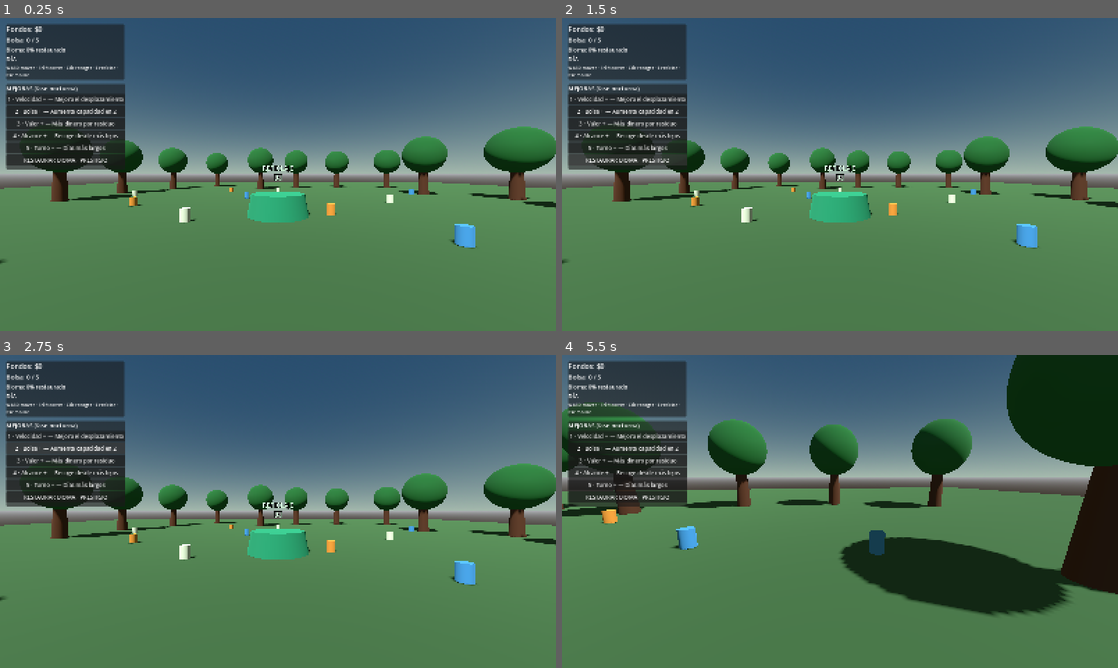
Above: before the commit, frames 1-4 (two rows, left to right).
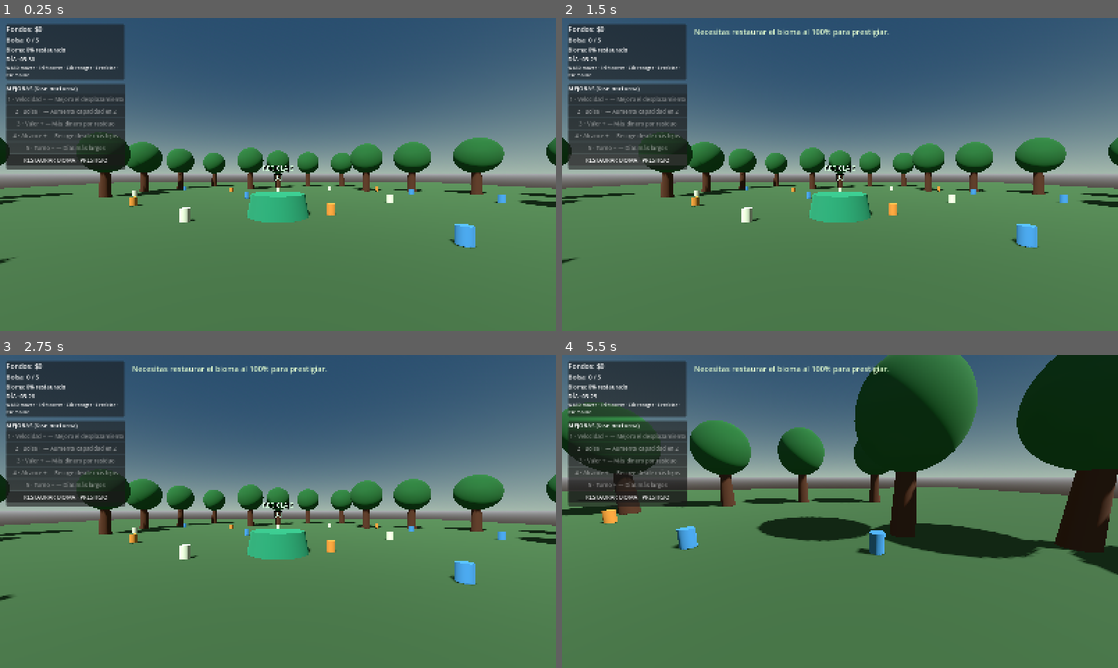
Above: after the commit, the same moments.

Repository: Tomardosama/verdevivo
Game: Godot game, scene res://scenes/main/main.tscn
Same seed, same stepped clock (60 frames per second), same inputs: the game is played once before the commit and once after it.
Inputs (mouse positions are in pixels of both pictures, inside the frame that each line leads up to):
- Up to frame 1 (0.25 s): no input
- Up to frame 2 (1.5 s): click (628, 99) at 0.5 s, where only the run before the commit has a clickable "1 · Velocidad + — Mejora el d…"; click "RESTAURAR BIOMA · PRESTIGIO" at 1.25 s
- Up to frame 3 (2.75 s): click (66, 448) at 2 s, where only the run before the commit has a clickable "2 · Bolsa + — Aumenta capacid…"
- Up to frame 4 (5.5 s): click (628, 461) at 2.75 s, where only the run before the commit has a clickable "3 · Valor + — Más dinero por …"; click (628, 473) at 3.5 s, where only the run before the commit has a clickable "4 · Alcance + — Recoge desde …"; click (628, 486) at 4.25 s, where only the run before the commit has a clickable "5 · Turno + — Días más largos"; move the mouse to (867, 511) at 5.02 s; hold W (move_forward) from 5.03 s (still down); hold Shift (sprint) from 5.03 s (still down); click (867, 511) at 5.17 s

The runs differ from the first frame. In frame 1, 9.2% of the frame differs, in the area x 0-100%, y 12-79%; in frame 2, 9.5%; in frame 3, 9.6%; in frame 4, 26%, in the area x 0-100%, y 0-84%.

Commit message:
Expand TRush gameplay and progression: scripts/main.gd

Diff:
--- a/scripts/main.gd
+++ b/scripts/main.gd
@@ -3,22 +3,74 @@
 const PLAYER_SCENE := preload("res://scenes/player/player.tscn")
 const TRASH_SCENE := preload("res://scenes/garbage/trash.tscn")
 const HUD_SCRIPT := preload("res://scripts/ui/hud.gd")
-
-@export var starting_trash_count: int = 18
-@export var trash_value: int = 1
+const SAVE_PATH := "user://trush_save.cfg"
+
+@export_group("World")
+@export var starting_trash_count: int = 24
+@export var day_duration: float = 210.0
+@export var night_duration: float = 90.0
 @export var value_per_trash: int = 5
 
 var player: TRushPlayer
 var hud: TRushHUD
+var sun: DirectionalLight3D
+var world_environment: WorldEnvironment
 var money: int = 0
+var total_trash: int = 0
+var collected_trash: int = 0
+var day_time: float = 0.0
+var is_day: bool = true
+var prestige_count: int = 0
+var upgrades := {"speed": 0, "capacity": 0, "value": 0, "range": 0, "day": 0}
+var species_unlocked: Array[String] = []
+var notification_cooldown: float = 0.0
 
 func _ready() -> void:
 	_build_world()
+	_load_game()
 	_spawn_player()
 	_spawn_trash()
 	_spawn_station()
 	_create_hud()
-	hud.update_money(money)
+	_apply_upgrades()
+	_update_hud()
+
+func _process(delta: float) -> void:
+	day_time += delta
+	notification_cooldown = maxf(0.0, notification_cooldown - delta)
+	var duration := _current_phase_duration()
+	if day_time >= duration:
+		day_time = 0.0
+		is_day = not is_day
+		_on_phase_changed()
+	_update_sun()
+	if hud:
+		hud.update_phase(is_day, int(ceil(duration - day_time)))
+
+func _current_phase_duration() -> float:
+	return day_duration + float(upgrades["day"]) * 30.0 if is_day else night_duration
+
+func _on_phase_changed() -> void:
+	if player:
+		player.collection_enabled = is_day
+	if hud:
+		hud.set_upgrade_access(not is_day)
+		hud.show_message("Comienza el día: ¡a limpiar!" if is_day else "Llegó la noche: momento de invertir en mejoras.")
+	if not is_day:
+		_save_game()
+
+func _update_sun() -> void:
+	if sun == null:
+		return
+	var phase := day_time / _current_phase_duration()
+	if is_day:
+		sun.light_energy = lerpf(1.1, 0.65, phase)
+		sun.rotation_degrees.x = lerpf(-48.0, -8.0, phase)
+	else:
+		sun.light_energy = 0.12
+		sun.rotation_degrees.x = -12.0
+	if world_environment and world_environment.environment:
+		world_environment.environment.ambient_light_energy = 0.65 if is_day else 0.18
 
 func _build_world() -> void:
 	var ground := StaticBody3D.new()
@@ -39,13 +91,13 @@
 	ground_shape.shape = box
 	ground.add_child(ground_shape)
 
-	var sun := DirectionalLight3D.new()
-	sun.rotation_degrees = Vector3(-52, -28, 0)
+	sun = DirectionalLight3D.new()
+	sun.rotation_degrees = Vector3(-48, -28, 0)
 	sun.light_energy = 1.1
 	sun.shadow_enabled = true
 	add_child(sun)
 
-	var environment_node := WorldEnvironment.new()
+	world_environment = WorldEnvironment.new()
 	var environment := Environment.new()
 	environment.background_mode = Environment.BG_SKY
 	var sky := Sky.new()
@@ -57,14 +109,14 @@
 	environment.ambient_light_source = Environment.AMBIENT_SOURCE_COLOR
 	environment.ambient_light_color = Color(0.55, 0.62, 0.52)
 	environment.ambient_light_energy = 0.65
-	environment_node.environment = environment
-	add_child(environment_node)
+	world_environment.environment = environment
+	add_child(world_environment)
 
 	var trees := Node3D.new()
 	trees.name = "Trees"
 	add_child(trees)
-	for i in range(22):
-		var angle := TAU * float(i) / 22.0
+	for i in range(28):
+		var angle := TAU * float(i) / 28.0
 		var radius := 13.0 + float(i % 4) * 2.0
 		_create_tree(trees, Vector3(cos(angle) * radius, 0, sin(angle) * radius))
 
@@ -100,19 +152,19 @@
 	player.global_position = Vector3(0, 1, 7)
 	player.inventory_changed.connect(_on_inventory_changed)
 	player.deposit_requested.connect(_on_deposit_requested)
+	player.trash_collected.connect(_on_trash_collected)
 
 func _spawn_trash() -> void:
 	var positions := [
-		Vector3(-3, 0, 1), Vector3(2, 0, 0), Vector3(4, 0, 3),
-		Vector3(-5, 0, 4), Vector3(1, 0, -4), Vector3(-2, 0, -5),
-		Vector3(6, 0, -3), Vector3(-7, 0, -2), Vector3(8, 0, 5),
-		Vector3(0, 0, -8), Vector3(-9, 0, 7), Vector3(10, 0, -7),
-		Vector3(3, 0, 8), Vector3(-4, 0, -9), Vector3(7, 0, 9),
-		Vector3(-10, 0, -6), Vector3(11, 0, 1), Vector3(-1, 0, 10)
+		Vector3(-3, 0, 1), Vector3(2, 0, 0), Vector3(4, 0, 3), Vector3(-5, 0, 4),
+		Vector3(1, 0, -4), Vector3(-2, 0, -5), Vector3(6, 0, -3), Vector3(-7, 0, -2),
+		Vector3(8, 0, 5), Vector3(0, 0, -8), Vector3(-9, 0, 7), Vector3(10, 0, -7),
+		Vector3(3, 0, 8), Vector3(-4, 0, -9), Vector3(7, 0, 9), Vector3(-10, 0, -6),
+		Vector3(11, 0, 1), Vector3(-1, 0, 10), Vector3(5, 0, -11), Vector3(-6, 0, 11),
+		Vector3(12, 0, -3), Vector3(-12, 0, 2), Vector3(9, 0, -10), Vector3(-9, 0, -11)
 	]
-	for i in range(min(starting_trash_count, positions.size())):
+	for i in range(mini(starting_trash_count, positions.size())):
 		var trash := TRASH_SCENE.instantiate() as TrashPickup
-		trash.trash_value = trash_value
 		trash.position = positions[i]
 		var material := StandardMaterial3D.new()
 		var colors := [Color(0.75, 0.78, 0.72), Color(0.75, 0.48, 0.18), Color(0.22, 0.48, 0.72)]
@@ -121,6 +173,7 @@
 		if visual:
 			visual.material_override = material
 		add_child(trash)
+	total_trash = mini(starting_trash_count, positions.size())
 
 func _spawn_station() -> void:
 	var station := Node3D.new()
@@ -149,15 +202,125 @@
 func _create_hud() -> void:
 	hud = HUD_SCRIPT.new() as TRushHUD
 	add_child(hud)
-	hud.update_bag(0, player.bag_capacity)
+	hud.upgrade_requested.connect(_buy_upgrade)
+	hud.prestige_requested.connect(_perform_prestige)
+	hud.set_upgrade_access(not is_day)
 
 func _on_inventory_changed(current: int, capacity: int) -> void:
 	if hud:
 		hud.update_bag(current, capacity)
 
+func _on_trash_collected(_value: int) -> void:
+	collected_trash += 1
+	_check_restoration()
+
 func _on_deposit_requested() -> void:
 	var amount := player.collect_bag_contents()
-	var earned := amount * value_per_trash
+	var earned := amount * value_per_trash * (1 + int(upgrades["value"]))
 	money += earned
 	hud.update_money(money)
-	hud.show_message("¡Reciclaste %d residuos! +$%d" % [amount, earned])
+	hud.show_message("Reciclaste %d residuos · +$%d" % [amount, earned])
+	_save_game()
+
+func _restoration_percent() -> int:
+	if total_trash <= 0:
+		return 100
+	return mini(100, int(round(float(collected_trash) / float(total_trash) * 100.0)))
+
+func _check_restoration() -> void:
+	var percent := _restoration_percent()
+	hud.update_progress(percent)
+	var milestones := [
+		{"percent": 25, "name": "Aves del bosque", "message": "¡La limpieza permite el regreso de las aves!"},
+		{"percent": 60, "name": "Pequeños mamíferos", "message": "¡Vuelven los pequeños mamíferos al bioma!"},
+		{"percent": 100, "name": "Bosque restaurado", "message": "¡Bioma restaurado al 100%! Has desbloqueado el prestigio."}
+	]
+	for milestone in milestones:
+		var species_name: String = milestone["name"]
+		if percent >= int(milestone["percent"]) and not species_unlocked.has(species_name):
+			species_unlocked.append(species_name)
+			hud.show_message(milestone["message"])
+			_spawn_species_marker(species_name)
+			_save_game()
+
+func _spawn_species_marker(species_name: String) -> void:
+	var marker := Label3D.new()
+	marker.text = "✦ " + species_name
+	marker.position = Vector3(randf_range(-7.0, 7.0), 2.4, randf_range(-7.0, 7.0))
+	marker.font_size = 36
+	marker.modulate = Color(0.85, 1.0, 0.75)
+	add_child(marker)
+
+func _upgrade_cost(upgrade_id: String) -> int:
+	var level := int(upgrades[upgrade_id])
+	var base_cost := {"speed": 40, "capacity": 55, "value": 70, "range": 45, "day": 60}
+	return int(base_cost[upgrade_id]) * (level + 1)
+
+func _buy_upgrade(upgrade_id: String) -> void:
+	if is_day:
+		hud.show_message("Las mejoras solo se compran de noche.")
+		return
+	if not upgrades.has(upgrade_id):
+		return
+	var cost := _upgrade_cost(upgrade_id)
+	if money < cost:
+		hud.show_message("Fondos insuficientes. Necesitas $%d." % cost)
+		return
+	money -= cost
+	upgrades[upgrade_id] = int(upgrades[upgrade_id]) + 1
+	_apply_upgrades()
+	hud.update_money(money)
+	hud.show_message("Mejora adquirida: %s · -$%d" % [upgrade_id, cost])
+	_save_game()
+
+func _apply_upgrades() -> void:
+	if player == null:
+		return
+	player.walk_speed = 5.0 + float(upgrades["speed"]) * 0.7
+	player.sprint_speed = 8.0 + float(upgrades["speed"]) * 0.9
+	player.increase_capacity(2 * int(upgrades["capacity"]) - (player.bag_capacity - 5)) if int(upgrades["capacity"]) > 0 else null
+	player.interaction_range = 5.0 + float(upgrades["range"]) * 1.0
+
+func _perform_prestige() -> void:
+	if _restoration_percent() < 100:
+		hud.show_message("Necesitas restaurar el bioma al 100% para prestigiar.")
+		return
+	prestige_count += 1
+	collected_trash = 0
+	total_trash = 0
+	for trash in get_tree().get_nodes_in_group("garbage"):
+		trash.queue_free()
+	await get_tree().create_timer(0.2).timeout
+	_spawn_trash()
+	money += 100 * prestige_count
+	hud.update_progress(0)
+	hud.update_money(money)
+	hud.show_message("¡Prestigio %d! Mejoras conservadas y +$%d." % [prestige_count, 100 * prestige_count])
+	_save_game()
+
+func _update_hud() -> void:
+	if hud:
+		hud.update_money(money)
+		hud.update_bag(player.bag_count, player.bag_capacity)
+		hud.update_progress(_restoration_percent())
+
+func _save_game() -> void:
+	var config := ConfigFile.new()
+	config.set_value("economy", "money", money)
+	config.set_value("progress", "prestige", prestige_count)
+	config.set_value("progress", "collected_trash", collected_trash)
+	config.set_value("progress", "species_unlocked", species_unlocked)
+	config.set_value("upgrades", "levels", upgrades)
+	config.save(SAVE_PATH)
+
+func _load_game() -> void:
+	var config := ConfigFile.new()
+	if config.load(SAVE_PATH) != OK:
+		return
+	money = int(config.get_value("economy", "money", 0))
+	prestige_count = int(config.get_value("progress", "prestige", 0))
+	collected_trash = int(config.get_value("progress", "collected_trash", 0))
+	species_unlocked = config.get_value("progress", "species_unlocked", [])
+	var saved_upgrades: Dictionary = config.get_value("upgrades", "levels", upgrades)
+	for key in upgrades:
+		upgrades[key] = int(saved_upgrades.get(key, 0))
